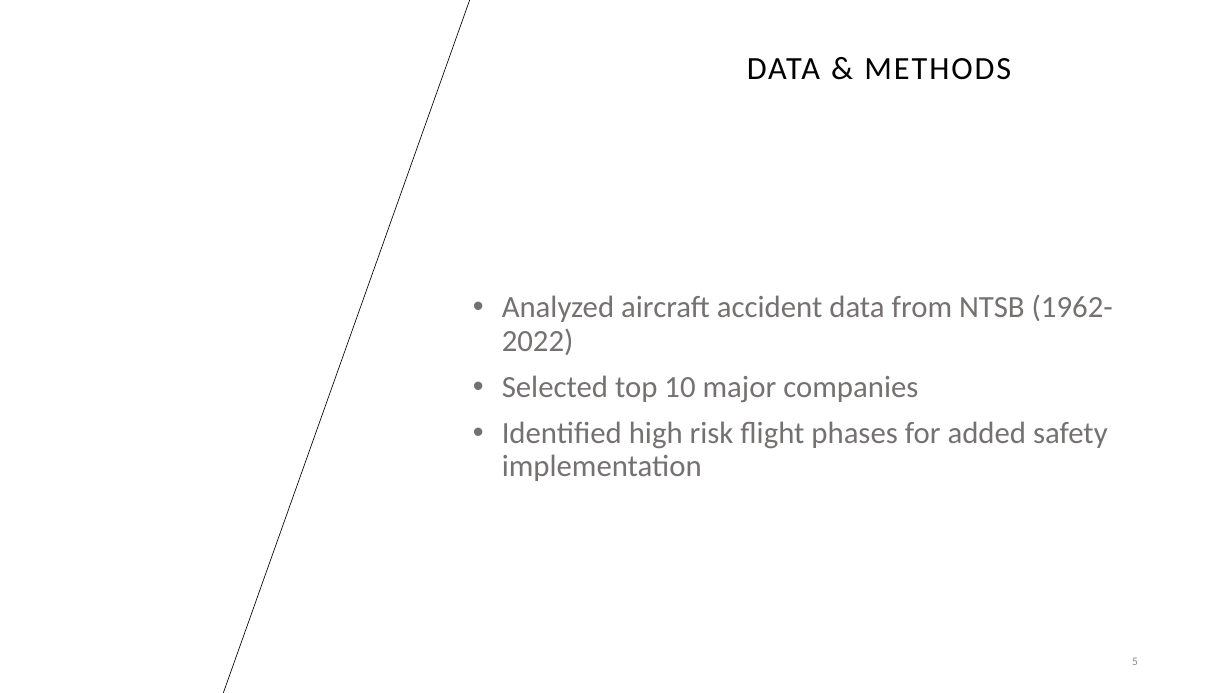
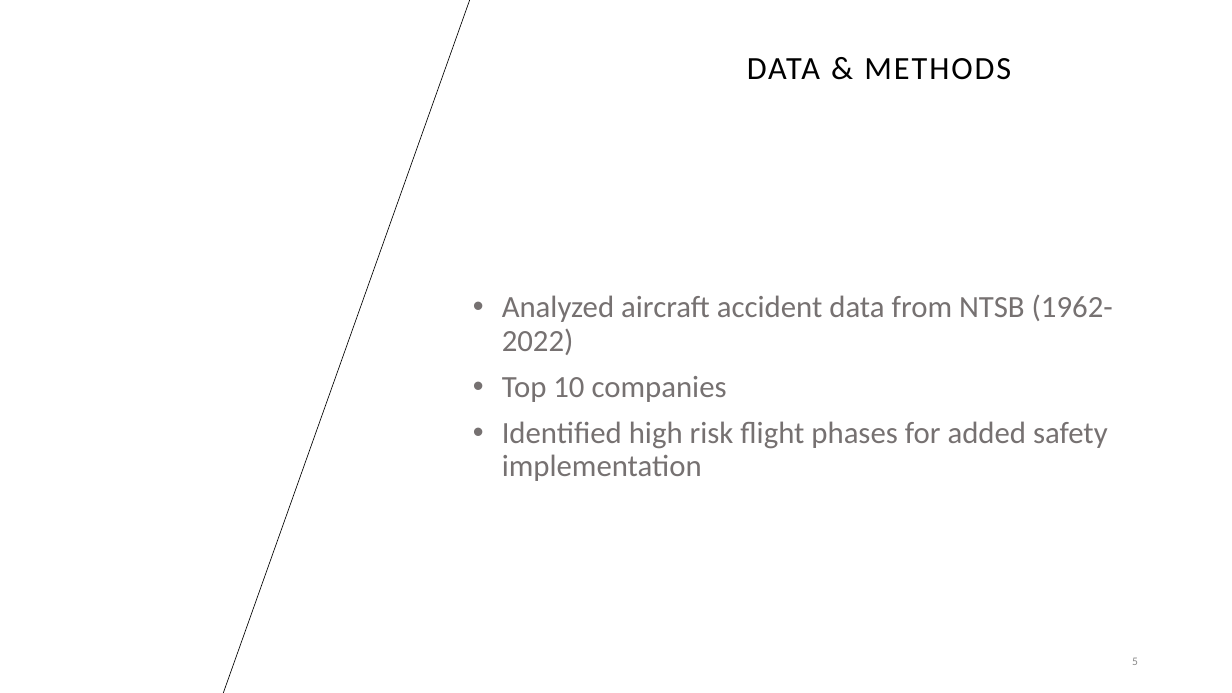
Before and after one commit to K-Pegg/Charting-New-Heights, a slide deck: slide 5 of Charting_New_Heights.pptx. Drawn at 1232x693 pixels with LibreOffice and Linux fonts; fonts in the diff are those of the drawing; background and template pictures are left out. Boxes give left, top, right and bottom in pixels: in the first picture for what was removed or moved away, otherwise in the second. Text is boxed around its words. In the diff, an @@ line names an element or a change of style, - is before the commit and + after.

```diff
--- a/Charting_New_Heights.pptx
+++ b/Charting_New_Heights.pptx
@@ subtitle at [502,376,727,402]: text changed @@
-• Selected top 10 major companies
+• Top 10 companies
```
Also in this commit, not shown: 6 other slides changed, 3 other files.
